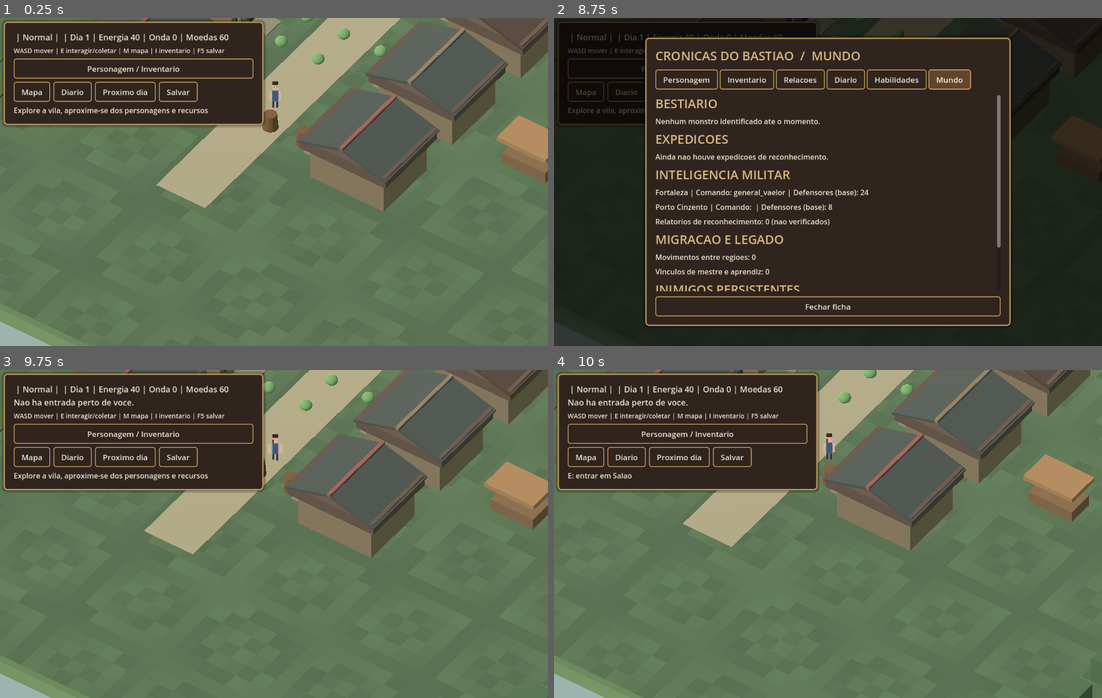
Above: before the commit, frames 1-4 (two rows, left to right).
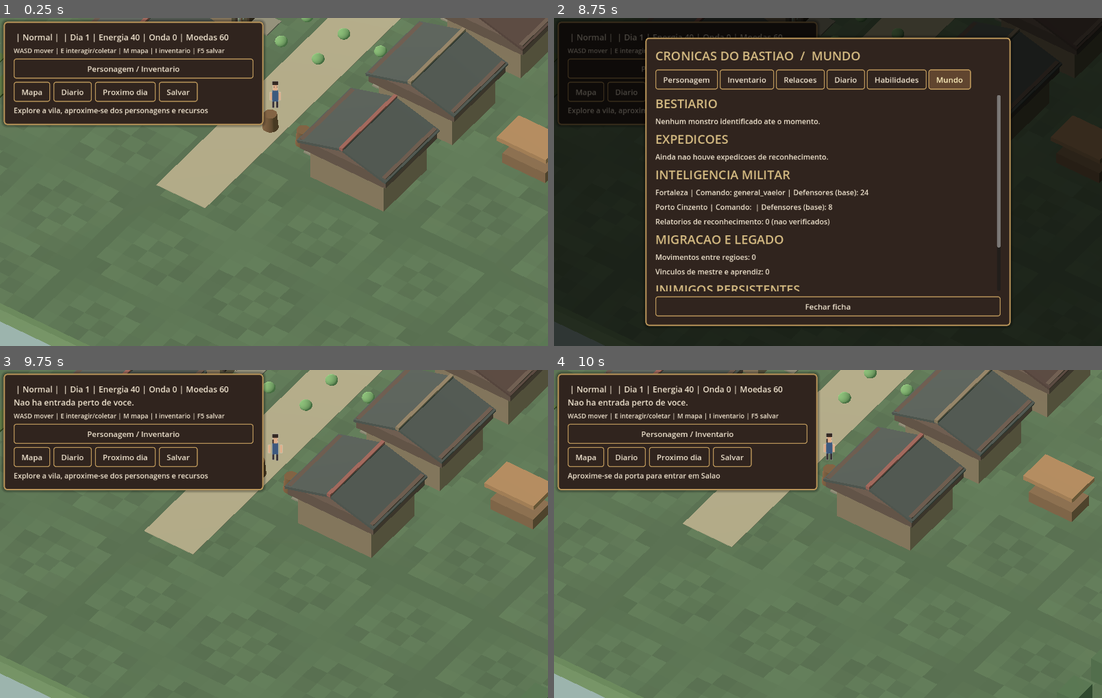
Above: after the commit, the same moments.

Repository: alexandre10227-afk/fortaleza-ultimo-bastiao
Game: Godot game, scene res://scenes/world.tscn
Same seed, same stepped clock (60 frames per second), same inputs: the game is played once before the commit and once after it. This scene is started directly instead of the project's main scene.
Inputs (mouse positions are in pixels of both pictures, inside the frame that each line leads up to):
- Up to frame 1 (0.25 s): no input
- Up to frame 2 (8.75 s): click "Personagem / Inventario" at 0.5 s; click "Mapa" at 1.25 s; click "Diario" at 2 s; click "Proximo dia" at 2.75 s; click "Salvar" at 3.5 s; click "Personagem" at 4.25 s; click "Inventario" at 5 s; click "Relacoes" at 5.75 s; click "Diario" at 6.5 s; click "Habilidades" at 7.25 s; click "Mundo" at 8 s
- Up to frame 3 (9.75 s): click "Fechar ficha" at 8.75 s; tap Enter at 9.5 s; move the mouse to (394, 517) at 9.52 s; hold D from 9.53 s (still down); tap E at 9.6 s; click (394, 517) at 9.67 s
- Up to frame 4 (10 s): keep holding D; tap Space at 9.77 s

Frames 1-3 are identical in both runs. In frame 4, 0.3% of the frame differs, in the area x 2-31%, y 31-34%.

Commit message:
feat(ux): Esc closes top panels; proximity auto-enters houses with fade and exit cooldown

Diff:
--- a/novo_projeto/scripts/world.gd
+++ b/novo_projeto/scripts/world.gd
@@ -44,6 +44,9 @@
 var _market_ids: Array[String] = []
 var npc_menu: Control
 var character_sheet: Control
+var _door_cooldown := 0.0
+var _door_armed := true
+var _scene_fade: ColorRect
 var _market_page := 0
 var _food_mode := false
 var _food_ids: Array[String] = []
@@ -71,6 +74,7 @@
     _create_dialogue_ui()
     _create_npc_menu()
     _create_character_sheet()
+    _create_scene_fade()
     _refresh_hud()
 
 func _make_box(parent: Node3D, location: Vector3, dimensions: Vector3, tint: Color, solid: bool = false) -> void:
@@ -296,6 +300,16 @@
         if Input.is_key_pressed(KEY_A): direction.x -= 1.0
         if Input.is_key_pressed(KEY_D): direction.x += 1.0
     direction = direction.normalized()
+    if _door_cooldown > 0.0:
+        _door_cooldown = maxf(0.0, _door_cooldown - delta)
+    if active_interior.is_empty() and not _controls_blocked():
+        var doorway := _nearest_building()
+        if doorway.is_empty():
+            _door_armed = true
+        elif _door_armed and _door_cooldown <= 0.0 and player.position.distance_to(doorway["entrance"]) < 2.15:
+            _door_armed = false
+            _interact()
+            direction = Vector3.ZERO
     _animate_player(delta, direction)
     var target := player.position + direction * WALK_SPEED * delta
     if active_interior.is_empty() and direction != Vector3.ZERO and (absf(target.x) >= 26.0 or absf(target.z) >= 29.0):
@@ -342,8 +356,50 @@
     if _player_sprite.texture != image:
         _player_sprite.texture = image
 
+func _create_scene_fade() -> void:
+    _scene_fade = ColorRect.new()
+    _scene_fade.color = Color(0.08, 0.06, 0.05, 0.0)
+    _scene_fade.mouse_filter = Control.MOUSE_FILTER_IGNORE
+    _scene_fade.set_anchors_and_offsets_preset(Control.PRESET_FULL_RECT)
+    get_node("CanvasLayer").add_child(_scene_fade)
+
+func _play_scene_transition() -> void:
+    if _scene_fade == null:
+        return
+    # Cheap visual dissolve; actual scene switch is immediate for reliable saves.
+    if _scene_fade.has_meta("active_tween"):
+        var previous: Tween = _scene_fade.get_meta("active_tween")
+        if previous != null and previous.is_running():
+            previous.kill()
+    _scene_fade.color.a = 0.62
+    var fade := create_tween()
+    fade.tween_property(_scene_fade, "color:a", 0.0, 0.38).set_trans(Tween.TRANS_CUBIC)
+    _scene_fade.set_meta("active_tween", fade)
+
+func _close_top_window() -> void:
+    if dialogue_ui != null and dialogue_ui.visible:
+        dialogue_ui.close_dialogue()
+    elif npc_menu != null and npc_menu.is_open():
+        npc_menu.hide_menu()
+    elif character_sheet != null and character_sheet.visible:
+        character_sheet.hide_sheet()
+    elif map_open:
+        map_open = false
+        map_dialog.visible = false
+    elif town_panel != null and town_panel.visible:
+        town_panel.visible = false
+        _market_mode = false
+    elif news != null and news.visible:
+        news.visible = false
+    elif not active_interior.is_empty():
+        _interact()
+
 func _unhandled_key_input(event: InputEvent) -> void:
     if not event is InputEventKey or not event.pressed or event.echo:
+        return
+    if event.keycode == KEY_ESCAPE:
+        _close_top_window()
+        get_viewport().set_input_as_handled()
         return
     if (dialogue_ui != null and dialogue_ui.visible) or (npc_menu != null and npc_menu.is_open()) or (character_sheet != null and character_sheet.visible):
         return
@@ -522,7 +578,7 @@
         var nearby := _nearest_building()
         if npc.is_empty():
             if not nearby.is_empty():
-                next_hint = "E: entrar em %s" % nearby["room"]
+                next_hint = "Aproxime-se da porta para entrar em %s" % nearby["room"]
             elif not _nearest_resource().is_empty():
                 next_hint = "E: coletar recurso"
             else:
@@ -539,7 +595,10 @@
         settlement.visible = true
         interior_node.visible = false
         _set_interior_collision(false)
-        player.position = _interior_return_position
+        player.position = _interior_return_position + Vector3(-1.1 if _interior_return_position.x < 0.0 else 1.1, 0, 0)
+        _door_cooldown = 1.3
+        _door_armed = false
+        _play_scene_transition()
         town_panel.visible = false
         last_message = "Voce voltou para a vila."
     else:
@@ -555,6 +614,8 @@
             _build_interior(active_interior)
             _set_interior_collision(true)
             player.position = Vector3(0, 0, 3)
+            _door_cooldown = 0.8
+            _play_scene_transition()
             last_message = "Voce entrou em %s." % active_interior
     camera.position = player.position + Vector3(16, 19, 23)
     _refresh_hud()
